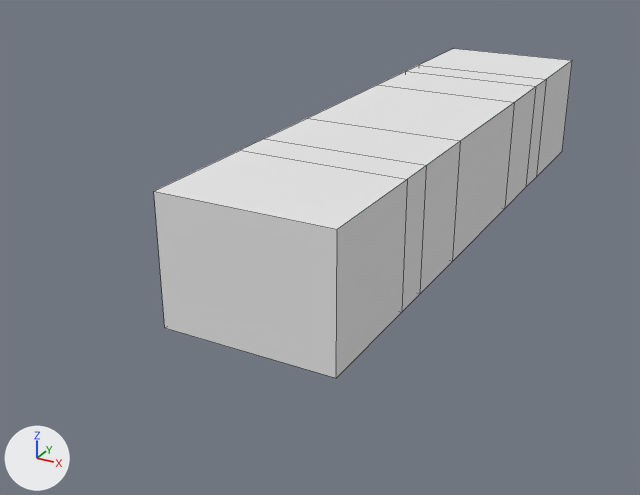
An edit to the Blender file resources/mods/projectred/textures/obj/wiring/insulatedwire.blend, drawn before and after from the same camera.
Rendered twice from a camera (50 mm lens) standing at (0.536, -1.287, 0.555) and looking at (-0.106, -0.119, -0.029). The axes (+X, +Y, +Z) are drawn at lower left. The lights are the same throughout. Mesh edges are drawn as thin lines.

Names of what the first picture shows: 'center_PN', 'inin_N', 'inin_P', 'insideconnector_N', 'insideconnector_P'.
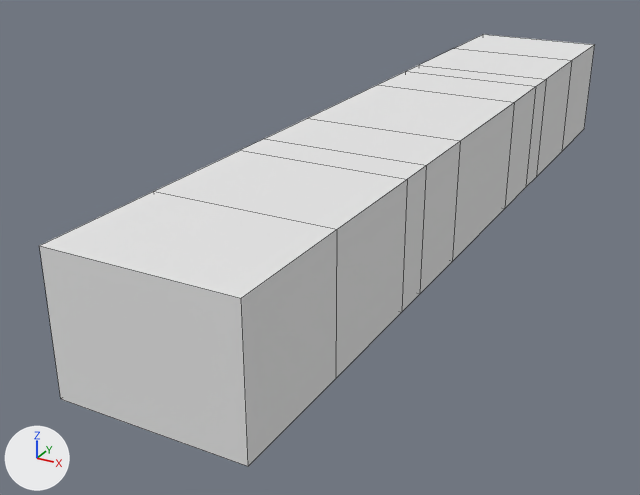
The change, as a diff of the scene's bpy script:
```diff
--- a/resources/mods/projectred/textures/obj/wiring/insulatedwire.blend.py
+++ b/resources/mods/projectred/textures/obj/wiring/insulatedwire.blend.py
@@ me_outsideconnector_p @@
+me_outsideconnector_p.from_pydata(...)  # a box spanning x -0.25..0.25, y -0.25..0.125, z -1.0..-0.625
+me_outsideconnector_p.materials.append(mat_material)  # its picture is missing
@@ me_outsideconnector_n @@
+me_outsideconnector_n.from_pydata(...)  # a box spanning x -0.25..0.25, y -0.25..0.125, z -1.0..-0.625
+me_outsideconnector_n.materials.append(mat_material)  # its picture is missing
@@ ob_outsideconnector_p @@
+ob_outsideconnector_p = bpy.data.objects.new('outsideconnector_P', me_outsideconnector_p)
+ob_outsideconnector_p.location = (0.0, 0.625, 0.5)
+ob_outsideconnector_p.scale = (0.5, 0.5, 0.5)
@@ ob_outsideconnector_n @@
+ob_outsideconnector_n = bpy.data.objects.new('outsideconnector_N', me_outsideconnector_n)
+ob_outsideconnector_n.location = (0.0, -0.562, 0.5)
+ob_outsideconnector_n.scale = (0.5, 0.5, 0.5)
```

Changed parts and their boxes [x1, y1, x2, y2] in the pictures (640 x 495 px):
'outsideconnector_N', added
    after: [40, 191, 337, 466]
'outsideconnector_P', added
    after: [454, 34, 595, 151]
